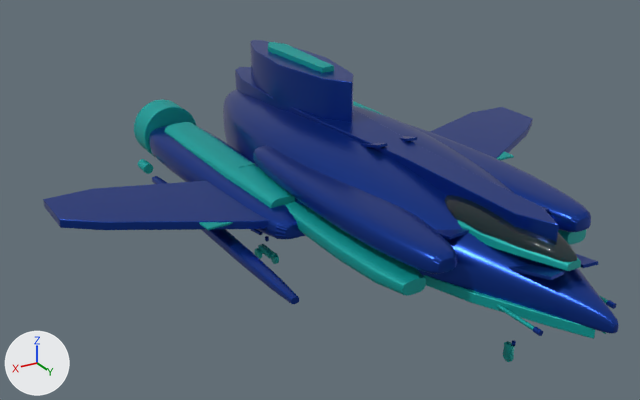
One commit to the glTF model ShotEmUp3D_JS/player_spaceship.glb: the scene before it, then after it.
Rendered twice from a camera (50 mm lens) standing at (14.3, 21.3, 10.4) and looking at (1.5, 0.0, -0.3). Lighting does not change. The marker at lower left points along +X, +Y and +Z. The first picture is the older version. Where no turn or scale is listed for an object, it has been applied to the vertices.
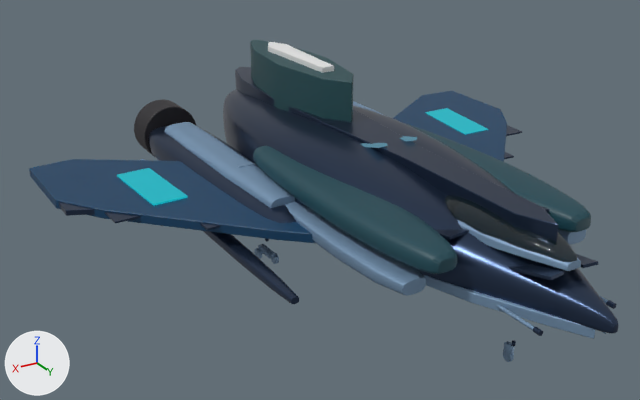
The change, as a diff of the scene's bpy script:
```diff
--- a/ShotEmUp3D_JS/player_spaceship.glb.py
+++ b/ShotEmUp3D_JS/player_spaceship.glb.py
@@ mat_hull_dark @@
 mat_hull_dark = principled_material('Hull_Dark')
-mat_hull_dark.base_color = (0.0, 0.374, 0.355)  # cyan #00a5a1
+mat_hull_dark.base_color = (0.198, 0.319, 0.47)  # blue #7b99b6
 mat_hull_dark.metallic = 0.35
@@ mat_hull_main @@
 mat_hull_main = principled_material('Hull_Main')
-mat_hull_main.base_color = (0.00641, 0.0463, 0.327)  # blue #133d9b
+mat_hull_main.base_color = (0.0304, 0.0522, 0.103)  # dark blue #31415a
 mat_hull_main.metallic = 0.75
@@ me_aileron_r @@
 me_aileron_r.from_pydata(...)  # 56 vertices, 108 faces; spans x 6.5..8.55, y -3.2..-1.55, z -0.12..0.05
-me_aileron_r.materials.append(mat_hull_dark)  # cyan #00a5a1
+me_aileron_r.materials.append(mat_hull_main)  # dark blue #31415a
@@ me_fincap @@
 me_fincap.from_pydata(...)  # 70 vertices, 136 faces; spans x -0.35..0.35, y -5.99..-2.0, z 2.84..3.22
-me_fincap.materials.append(mat_hull_dark)  # cyan #00a5a1
+me_fincap.materials.append(mat_material_005)  # white #e7e7e7
@@ me_cylinder @@
 me_cylinder.from_pydata(...)  # 512 vertices, 1016 faces; spans x -7.42..1.02, y -0.55..0.55, z -1.02..1.02
-me_cylinder.materials.append(mat_hull_dark)  # cyan #00a5a1
+me_cylinder.materials.append(mat_material_003)  # black #211f23
@@ me_cube_007 @@
 me_cube_007.from_pydata(...)  # 112 vertices, 216 faces; spans x -1.5..0.26, y -2.05..2.05, z -0.56..0.56
-me_cube_007.materials.append(mat_hull_main)  # blue #133d9b
+me_cube_007.materials.append(mat_engine_glow)  # black #000000, glowing blue #5a869a
@@ me_shoulderpod_r @@
 me_shoulderpod_r.from_pydata(...)  # 2036 vertices, 4064 faces; spans x -3.12..3.12, y -2.2..7.0, z 0.44..1.2
-me_shoulderpod_r.materials.append(mat_hull_main)  # blue #133d9b
+me_shoulderpod_r.materials.append(mat_material)  # dark cyan #174652
@@ me_verticalfin @@
 me_verticalfin.from_pydata(...)  # 76 vertices, 148 faces; spans x -0.92..0.92, y -7.19..-0.61, z 1.18..3.05
-me_verticalfin.materials.append(mat_hull_main)  # blue #133d9b
+me_verticalfin.materials.append(mat_material_004)  # dark cyan #20494f
@@ me_wing_r @@
 me_wing_r.from_pydata(...)  # 184 vertices, 360 faces; spans x -8.9..8.9, y -3.6..2.2, z -0.2..0.1
-me_wing_r.materials.append(mat_hull_main)  # blue #133d9b
+me_wing_r.materials.append(mat_material_002)  # dark blue #033d61
@@ me_cube_009 @@
 me_cube_009.from_pydata(...)  # 112 vertices, 216 faces; spans x -10.78..0.68, y -1.63..1.63, z -0.03..0.03
-me_cube_009.materials.append(mat_hull_dark)  # cyan #00a5a1
+me_cube_009.materials.append(mat_hull_main)  # dark blue #31415a
@@ me_cube_010 @@
 me_cube_010.from_pydata(...)  # 112 vertices, 216 faces; spans x -14.9..0.5, y -1.2..1.2, z 0.0
-me_cube_010.materials.append(mat_hull_dark)  # cyan #00a5a1
+me_cube_010.materials.append(mat_hull_main)  # dark blue #31415a
@@ ob_wing_r @@
 ob_wing_r.location = (0.0, 0.0, 0.0)
+ob_wing_r.scale = (0.968, 1.78, 1.11)
@@ ob_panelengine_r_001 @@
+ob_panelengine_r_001 = bpy.data.objects.new('PanelEngine_R.001', me_cube_030)  # 112 vertices, 216 faces; spans x -12.32..1.01, y -1.66..1.41, z -0.12..0.08; in mat_hull_dark_002 (black #000000, glowing cyan #0aaebc)
+ob_panelengine_r_001.location = (5.42, -2.79, 0.08)
```

What differs and where, as boxes [x1, y1, x2, y2] in the pictures (640 x 400 px):
'MainHull', recoloured (blue to dark blue)
    both: [223, 89, 619, 333]
'Wing_R', recoloured, rescaled (23% taller)
    before: [43, 107, 533, 230]
    after: [29, 91, 507, 243]
'ShoulderPod_R', recoloured (blue to dark cyan)
    both: [253, 124, 591, 274]
'CenterSpine', recoloured
    both: [235, 67, 559, 242]
'VerticalFin', recoloured (blue to dark cyan)
    both: [250, 40, 354, 122]
'ShoulderUnder_R', recoloured
    both: [285, 201, 586, 296]
'EngineBody_R', recoloured (blue to dark blue)
    both: [149, 125, 296, 223]
'EngineShroud_R', recoloured
    both: [164, 101, 386, 208]
'PanelEngine_R.001', added
    after: [117, 108, 488, 206]
'NoseChine_R', recoloured (cyan to blue)
    both: [424, 275, 606, 339]
'Store_R', recoloured (blue to dark blue)
    both: [203, 231, 299, 304]
'NozzleOuter_R', recoloured (cyan to black)
    both: [134, 99, 196, 157]
'CanopyFrame', recoloured (cyan to blue)
    both: [457, 220, 581, 271]
'FinCap', recoloured (cyan to white)
    both: [268, 42, 334, 73]
'PanelNose_R', recoloured (blue to dark blue)
    both: [509, 254, 598, 280]
'WingPanel2_R', recoloured
    both: [105, 125, 522, 224]
'Aileron_R', recoloured
    both: [59, 202, 95, 216]
'WingPanel1_R', recoloured
    both: [200, 152, 514, 230]
'PanelMid1_R', recoloured
    both: [434, 206, 549, 240]
'GunBarrel_R', recoloured
    both: [496, 295, 608, 330]
'PanelSpine_R', recoloured (lighter)
    both: [360, 136, 417, 148]
'AuxThruster_R', recoloured
    both: [138, 159, 153, 174]
'NoseFork', recoloured
    both: [503, 341, 515, 359]
'MainBogie_R', recoloured
    both: [258, 244, 275, 258]
'GunMuzzle_R', recoloured
    both: [533, 300, 616, 336]
'MainWheelRear_R', recoloured
    both: [254, 248, 262, 259]
'MainWheelFront_R', recoloured
    both: [271, 253, 279, 264]
'PanelEngine_R', recoloured
    both: [237, 161, 255, 168]
'NoseWheel', recoloured
    both: [503, 354, 514, 362]
'MainBrace_R', recoloured
    both: [251, 229, 263, 235]
'WingRootFairing_R', recoloured
    both: [255, 164, 309, 208]
'NoseStrut', recoloured
    both: [512, 340, 516, 346]
'MainLeg_R', recoloured
    both: [265, 236, 269, 241]
